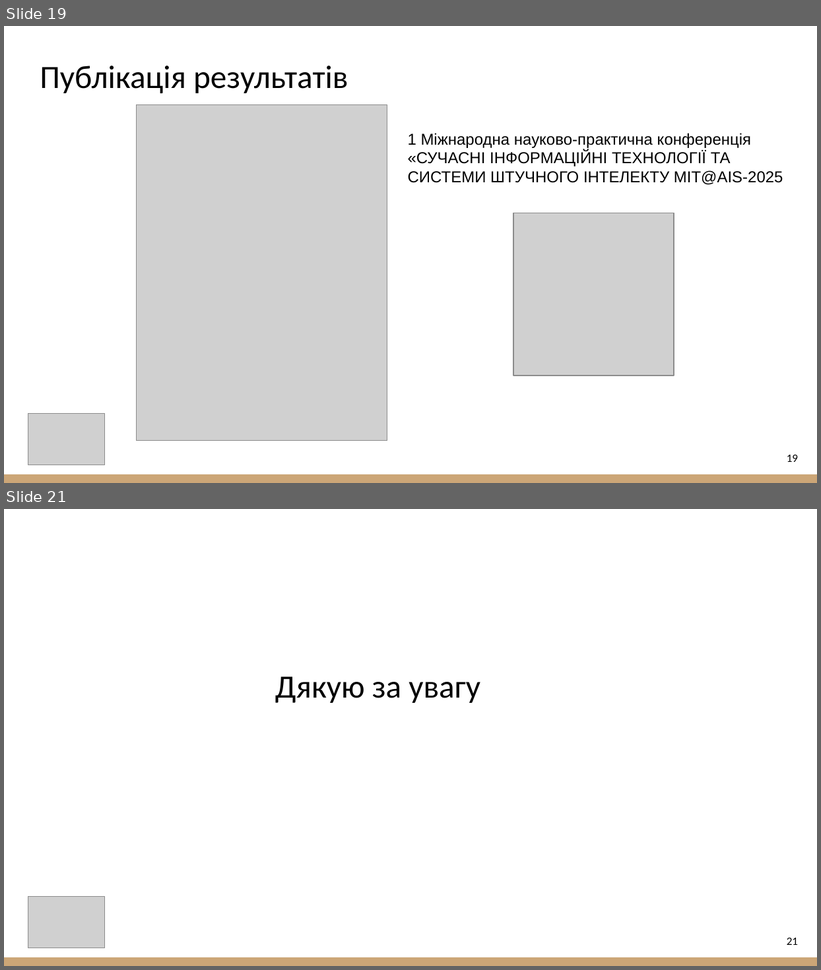
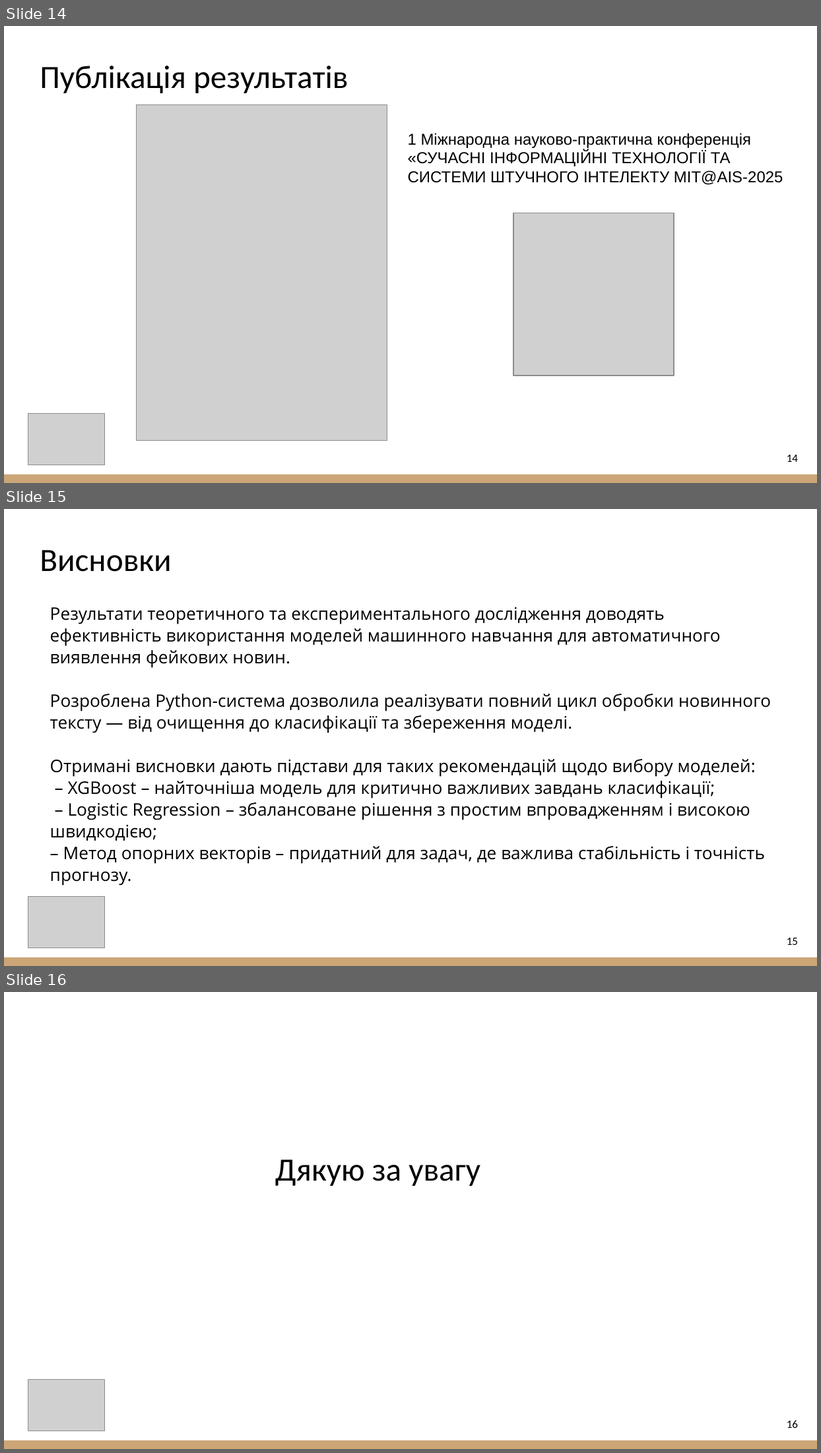
Before and after one commit to Wind6365/fake_news_detector_archive, a slide deck: 2025_М_ПІ_ІПЗм-23-1_Шагун_А_С.pptx. Shown one above the other, each under a label of ours: slides 19 and 21 before the commit, slides 14, 15 and 16 after it; the slides between them are not shown. The pictures are 821x970 and 821x1453 pixels, drawn with LibreOffice and Linux fonts; fonts in the diff are those of the drawing; grey boxes stand for pictures. Boxes give left, top, right and bottom in pixels: in the first picture for what was removed or moved away, otherwise in the second. Text is boxed around its words. In the diff, an @@ line names an element or a change of style, - is before the commit and + after.

```diff
--- a/2025_М_ПІ_ІПЗм-23-1_Шагун_А_С.pptx
+++ b/2025_М_ПІ_ІПЗм-23-1_Шагун_А_С.pptx
@@ slide 15 added at (4,509,817,966), background #FFFFFF; not listed: 1 template element that a slide beside it also shows @@
@@ title added at (40,550,171,572), 28.8 pt, text #000000 @@
+Висновки
@@ text added at (50,607,771,886), 15.3 pt, text #000000 @@
+Результати теоретичного та експериментального дослідження доводять ефективність використання моделей машинного навчання для автоматичного виявлення фейкових новин.
+Розроблена Python-система дозволила реалізувати повний цикл обробки новинного тексту — від очищення до класифікації та збереження моделі.
+Отримані висновки дають підстави для таких рекомендацій щодо вибору моделей:
+– XGBoost – найточніша модель для критично важливих завдань класифікації;
+– Logistic Regression – збалансоване рішення з простим впровадженням і високою швидкодією;
+– Метод опорних векторів – придатний для задач, де важлива стабільність і точність прогнозу.
@@ picture added at (28,897,104,949) @@
@@ page number added at (787,938,798,945), 10 pt, text #000000 @@
+15
@@ what was slide 19 is now slide 14 @@
@@ page number at (787,455,798,462): text changed @@
-19
+14
@@ what was slide 21 is now slide 16 @@
@@ page number at (787,1420,798,1428): text changed @@
-21
+16
```
Also in this commit, not shown: 4 slides changed, 9 other slides added, 15 slides removed.
